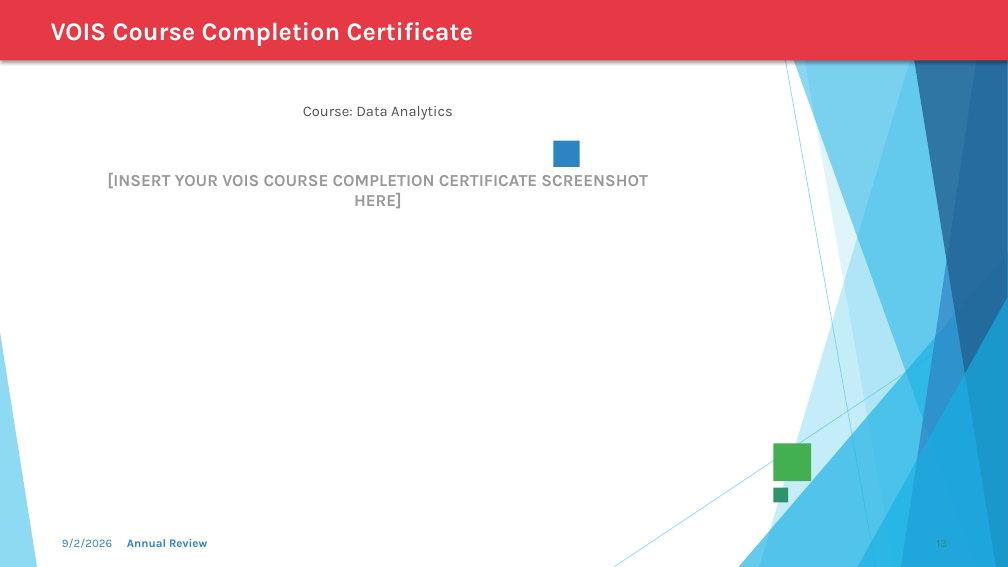
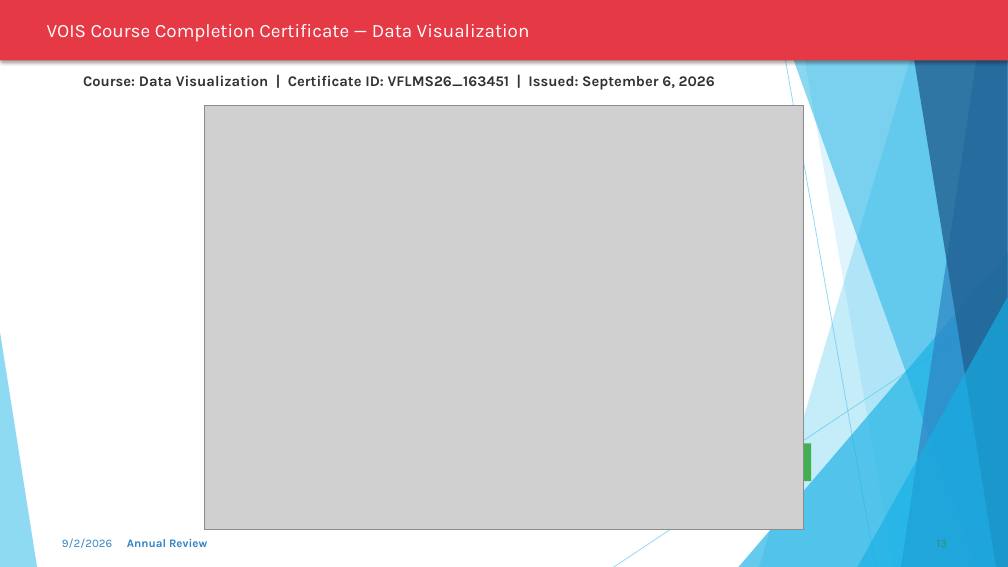
Before and after one commit to krishna3163/Seasonal-Agriculture-Performance-Analysis, a slide deck: slide 13 of VOIS_Project_PPT.pptx. Drawn at 1008x567 pixels with LibreOffice and Linux fonts; fonts in the diff are those of the drawing; grey boxes stand for pictures. Boxes give left, top, right and bottom in pixels: in the first picture for what was removed or moved away, otherwise in the second. Text is boxed around its words. In the diff, an @@ line names an element or a change of style, - is before the commit and + after.

Commit message:
Add course certificate, AICTE STU ID, and complete final deliverables in PPT

```diff
--- a/VOIS_Project_PPT.pptx
+++ b/VOIS_Project_PPT.pptx
@@ text in rectangle at <box>47,24,530,42</box>: text changed; size 24 to 18 pt; bold off @@
-VOIS Course Completion Certificate
+VOIS Course Completion Certificate — Data Visualization
@@ text at <box>83,75,715,90</box>: text changed; text colour #555555 to #323232; bold on @@
-Course: Data Analytics
+Course: Data Visualization | Certificate ID: VFLMS26_163451 | Issued: September 6, 2026
@@ picture added at <box>205,106,804,529</box> @@
@@ rectangle removed at <box>554,141,580,167</box> @@
@@ text removed at <box>107,173,648,208</box> @@
-[INSERT YOUR VOIS COURSE COMPLETION CERTIFICATE SCREENSHOT HERE]
@@ rectangle removed at <box>774,488,789,503</box> @@
```
Also in this commit, not shown: 2 other slides changed, 5 other files.
